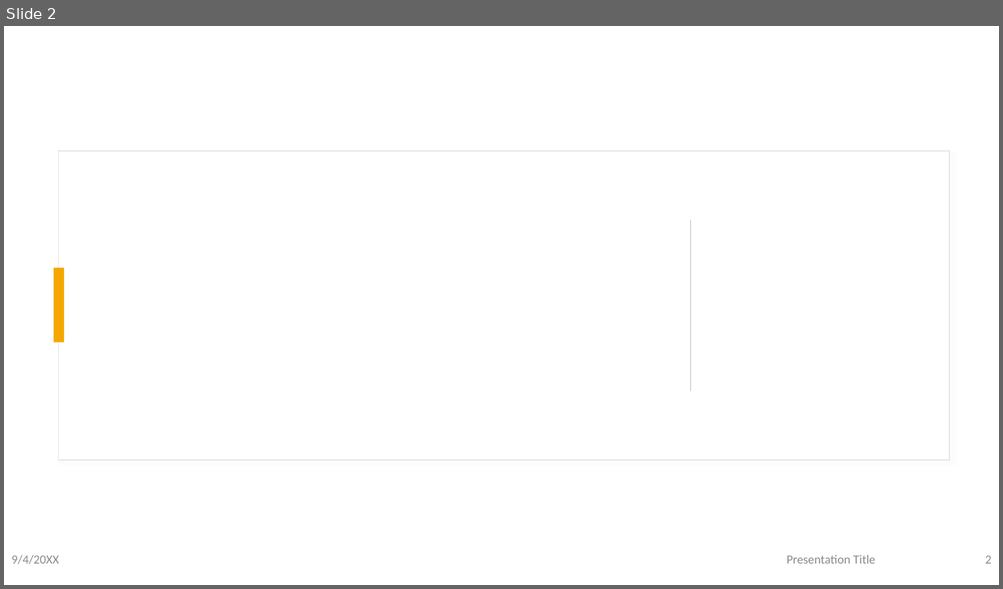
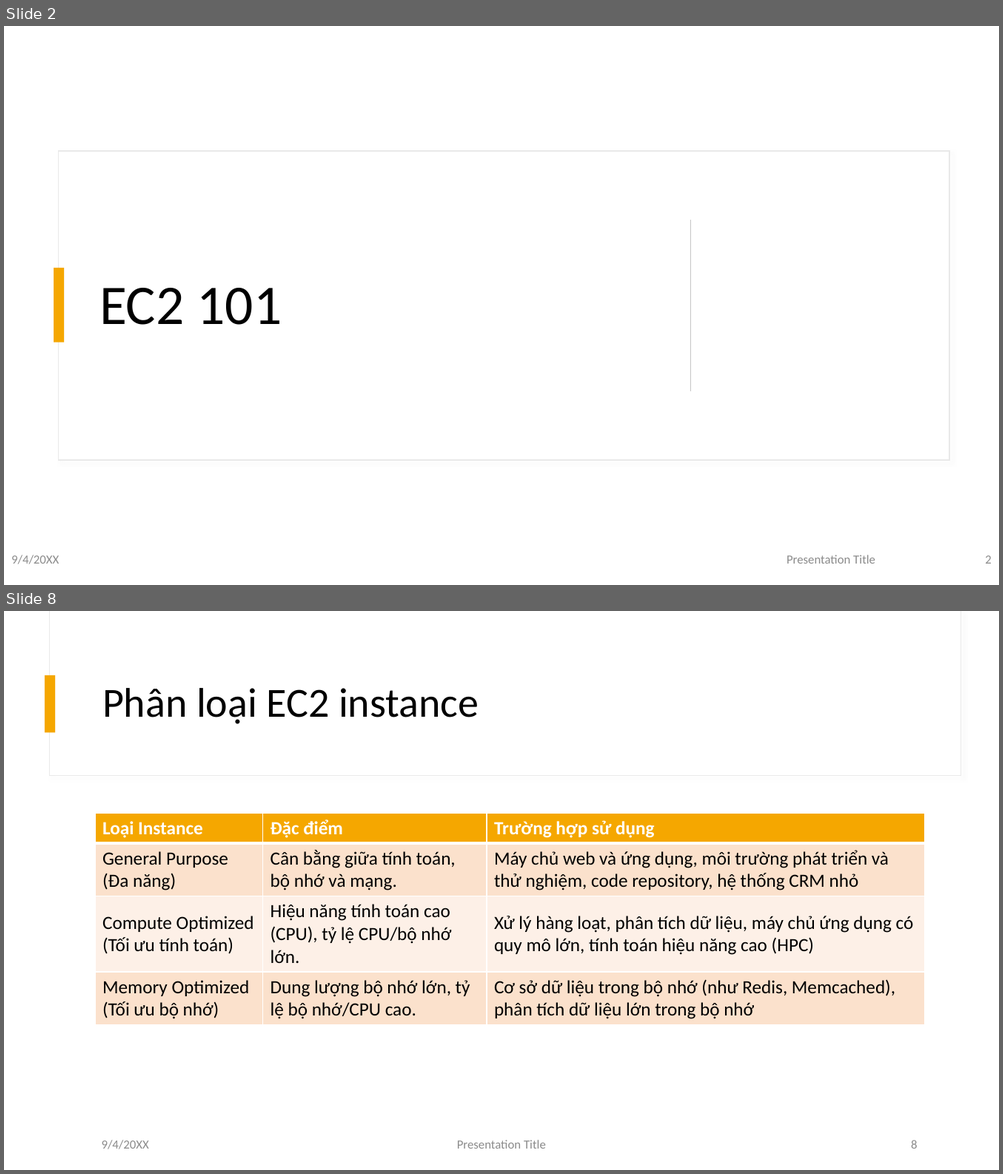
Before and after one commit to uzuhinta/aws_learning-resource, a slide deck: doc/EC2.pptx. Shown one above the other, each under a label of ours: slide 2 before the commit, slides 2 and 8 after it; the slides between them are not shown. The pictures are 1003x589 and 1003x1174 pixels, drawn with LibreOffice and Linux fonts; fonts in the diff are those of the drawing. Boxes give left, top, right and bottom in pixels: in the first picture for what was removed or moved away, otherwise in the second. Text is boxed around its words. In the diff, an @@ line names an element or a change of style, - is before the commit and + after.

```diff
--- a/doc/EC2.pptx
+++ b/doc/EC2.pptx
@@ slide 8 added at <box>4,611,999,1170</box>, background #FFFFFF @@
@@ rectangle added at <box>50,611,961,776</box>, fill #FFFFFF, outline #E9E9E9 0.75 pt @@
@@ rectangle added at <box>45,675,56,732</box>, fill #F5A700 @@
@@ title added at <box>102,688,478,724</box>, 40 pt, text #000000 @@
+Phân loại EC2 instance
@@ table added at <box>95,813,925,1068</box>, 4 rows, 3 columns @@
+Loại Instance | Đặc điểm | Trường hợp sử dụng
+General Purpose (Đa năng) | Cân bằng giữa tính toán, bộ nhớ và mạng. | Máy chủ web và ứng dụng, môi trường phát triển và thử nghiệm, code repository, hệ thống CRM nhỏ
+Compute Optimized (Tối ưu tính toán) | Hiệu năng tính toán cao (CPU), tỷ lệ CPU/bộ nhớ lớn. | Xử lý hàng loạt, phân tích dữ liệu, máy chủ ứng dụng có quy mô lớn, tính toán hiệu năng cao (HPC)
+Memory Optimized (Tối ưu bộ nhớ) | Dung lượng bộ nhớ lớn, tỷ lệ bộ nhớ/CPU cao. | Cơ sở dữ liệu trong bộ nhớ (như Redis, Memcached), phân tích dữ liệu lớn trong bộ nhớ
@@ text added at <box>102,1140,149,1150</box>, 12 pt, text #8C8C8C @@
+9/4/20XX
@@ text added at <box>457,1140,546,1149</box>, 12 pt, text #8C8C8C @@
+Presentation Title
@@ page number added at <box>910,1140,916,1149</box>, 12 pt, text #8C8C8C @@
+8
@@ slide 2 changed as well @@
@@ title added at <box>99,288,282,325</box>, 54 pt, text #000000 @@
+EC2 101
```
Also in this commit, not shown: 5 other slides changed, 15 other slides added, 3 slides removed, 5 other files.
